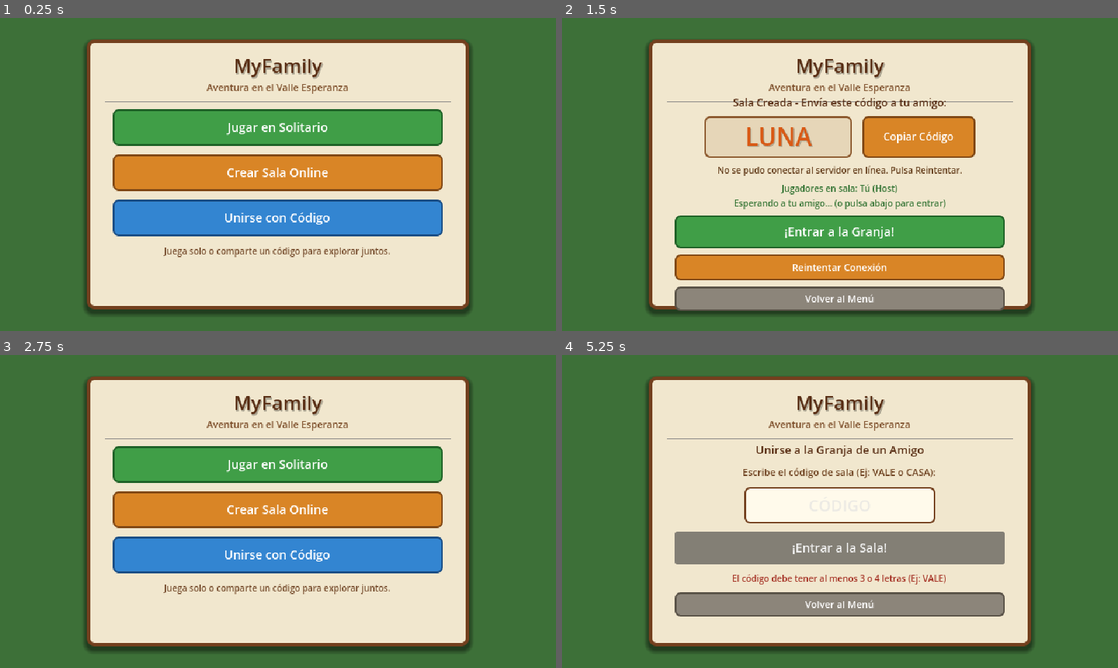
Above: before the commit, frames 1-4 (two rows, left to right).
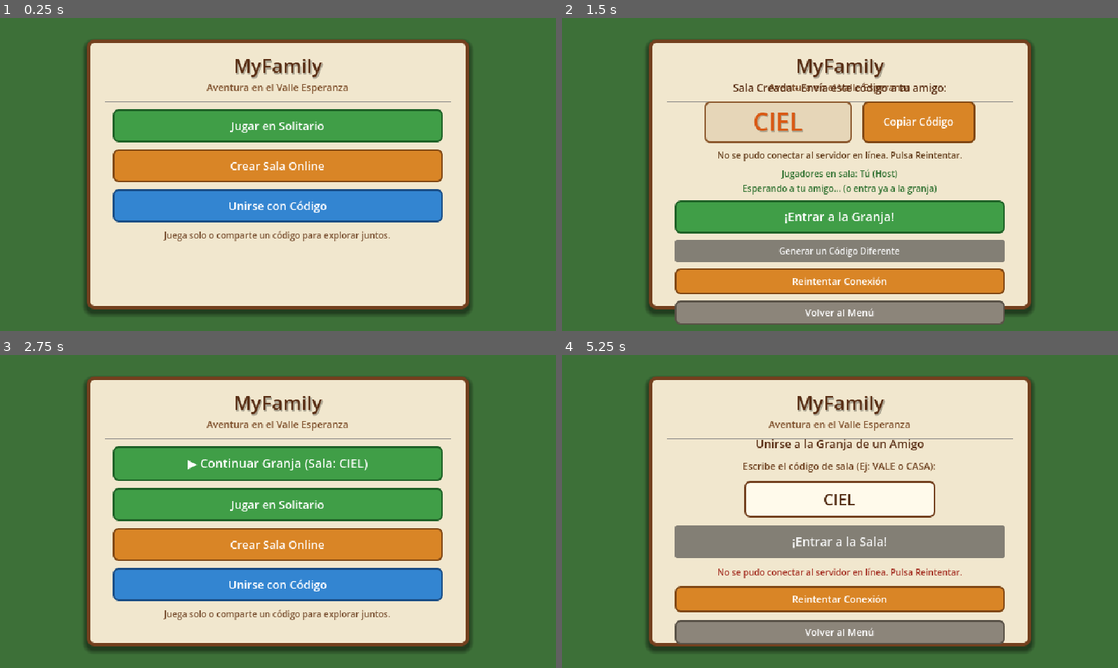
Above: after the commit, the same moments.

Repository: DiegoAzz/MyFamily2
Game: Godot game, scene res://scenes/main_menu.tscn
Two runs of this game, one before a commit and one after it. Both use one fixed random seed, a clock stepped at 60 frames per second and the inputs below.
Inputs (mouse positions are in pixels of both pictures, inside the frame that each line leads up to):
- Up to frame 1 (0.25 s): no input
- Up to frame 2 (1.5 s): click "Crear Sala Online" at 0.5 s; click (840, 249) at 1.25 s, where only the run after the commit has a clickable "Generar un Código Diferente"
- Up to frame 3 (2.75 s): click "Volver al Menú" at 2 s
- Up to frame 4 (5.25 s): click (840, 464) at 2.75 s, where only the run after the commit has a clickable "▶ Continuar Granja (Sala: CIE…"; click "Menú" at 3.5 s; click "Unirse con Código" at 4.25 s; click "¡Entrar a la Sala!" at 5 s

The runs differ from the first frame. In frame 1, 11% of the frame differs, in the area x 20-80%, y 33-77%; in frame 2, 24%, in the area x 20-80%, y 20-98%; in frame 3, 23%; in frame 4, 17%.

Commit message:
feat: persistencia completa de sala, progreso y posicion del jugador, boton Continuar en menu, y servidor HTTP/WS robusto

Diff:
--- a/scenes/main_menu.tscn
+++ b/scenes/main_menu.tscn
@@ -180,29 +180,38 @@
 anchor_bottom = 1.0
 grow_horizontal = 2
 grow_vertical = 2
-theme_override_constants/separation = 10
-
-[node name="SoloBtn" type="Button" parent="MainPanel/VBoxContainer"]
-custom_minimum_size = Vector2(0, 42)
+theme_override_constants/separation = 8
+
+[node name="ResumeBtn" type="Button" parent="MainPanel/VBoxContainer"]
+visible = false
+custom_minimum_size = Vector2(0, 40)
 layout_mode = 2
 theme_override_colors/font_color = Color(1, 1, 1, 1)
 theme_override_font_sizes/font_size = 14
 theme_override_styles/normal = SubResource("StyleBoxFlat_green_btn")
+text = "Continuar en la Granja"
+
+[node name="SoloBtn" type="Button" parent="MainPanel/VBoxContainer"]
+custom_minimum_size = Vector2(0, 38)
+layout_mode = 2
+theme_override_colors/font_color = Color(1, 1, 1, 1)
+theme_override_font_sizes/font_size = 13
+theme_override_styles/normal = SubResource("StyleBoxFlat_green_btn")
 text = "Jugar en Solitario"
 
 [node name="HostBtn" type="Button" parent="MainPanel/VBoxContainer"]
-custom_minimum_size = Vector2(0, 42)
-layout_mode = 2
-theme_override_colors/font_color = Color(1, 1, 1, 1)
-theme_override_font_sizes/font_size = 14
+custom_minimum_size = Vector2(0, 38)
+layout_mode = 2
+theme_override_colors/font_color = Color(1, 1, 1, 1)
+theme_override_font_sizes/font_size = 13
 theme_override_styles/normal = SubResource("StyleBoxFlat_amber_btn")
 text = "Crear Sala Online"
 
 [node name="JoinMenuBtn" type="Button" parent="MainPanel/VBoxContainer"]
-custom_minimum_size = Vector2(0, 42)
-layout_mode = 2
-theme_override_colors/font_color = Color(1, 1, 1, 1)
-theme_override_font_sizes/font_size = 14
+custom_minimum_size = Vector2(0, 38)
+layout_mode = 2
+theme_override_colors/font_color = Color(1, 1, 1, 1)
+theme_override_font_sizes/font_size = 13
 theme_override_styles/normal = SubResource("StyleBoxFlat_blue_btn")
 text = "Unirse con Código"
 
@@ -295,6 +304,14 @@
 theme_override_styles/normal = SubResource("StyleBoxFlat_green_btn")
 text = "¡Entrar a la Granja!"
 
+[node name="NewCodeBtn" type="Button" parent="CreatePanel/VBoxContainer"]
+custom_minimum_size = Vector2(0, 26)
+layout_mode = 2
+theme_override_colors/font_color = Color(0.4, 0.25, 0.1, 1)
+theme_override_font_sizes/font_size = 10
+theme_override_styles/normal = SubResource("StyleBoxFlat_code_box")
+text = "Generar un Código Diferente"
+
 [node name="RetryBtn" type="Button" parent="CreatePanel/VBoxContainer"]
 visible = false
 custom_minimum_size = Vector2(0, 30)
--- a/scripts/main_menu.gd
+++ b/scripts/main_menu.gd
@@ -5,6 +5,7 @@
 @onready var join_panel: Control = $JoinPanel
 
 # Botones del menú principal
+@onready var resume_btn: Button = $MainPanel/VBoxContainer/ResumeBtn
 @onready var solo_btn: Button = $MainPanel/VBoxContainer/SoloBtn
 @onready var host_btn: Button = $MainPanel/VBoxContainer/HostBtn
 @onready var join_menu_btn: Button = $MainPanel/VBoxContainer/JoinMenuBtn
@@ -15,6 +16,7 @@
 @onready var copy_code_btn: Button = $CreatePanel/VBoxContainer/CodeContainer/CopyCodeBtn
 @onready var players_label: Label = $CreatePanel/VBoxContainer/PlayersLabel
 @onready var start_game_btn: Button = $CreatePanel/VBoxContainer/StartGameBtn
+@onready var new_code_btn: Button = $CreatePanel/VBoxContainer/NewCodeBtn
 @onready var retry_create_btn: Button = $CreatePanel/VBoxContainer/RetryBtn
 @onready var back_from_create_btn: Button = $CreatePanel/VBoxContainer/BackBtn
 
@@ -28,8 +30,6 @@
 var net_mgr: Node = null
 
 func _ready() -> void:
-	show_main_panel()
-
 	net_mgr = get_node_or_null("/root/NetworkManager")
 	if not net_mgr:
 		net_mgr = get_tree().get_first_node_in_group("network_manager")
@@ -41,12 +41,14 @@
 		net_mgr.player_joined_room.connect(_on_player_joined_room)
 		net_mgr.connection_status_changed.connect(_on_net_status_changed)
 
+	resume_btn.pressed.connect(_on_enter_world)
 	solo_btn.pressed.connect(_on_solo_pressed)
 	host_btn.pressed.connect(_on_host_pressed)
 	join_menu_btn.pressed.connect(_on_join_menu_pressed)
 
 	copy_code_btn.pressed.connect(_on_copy_code_pressed)
 	start_game_btn.pressed.connect(_on_enter_world)
+	new_code_btn.pressed.connect(_on_new_code_pressed)
 	retry_create_btn.pressed.connect(_on_retry_create_pressed)
 	back_from_create_btn.pressed.connect(_on_back_pressed)
 
@@ -56,10 +58,19 @@
 	code_input.text_submitted.connect(func(_t): _on_confirm_join_pressed())
 	code_input.text_changed.connect(_on_code_input_changed)
 
+	show_main_panel()
+
 func show_main_panel() -> void:
 	main_panel.visible = true
 	create_panel.visible = false
 	join_panel.visible = false
+
+	# Verificar si hay una partida persistente o activa para mostrar el botón de Continuar
+	if net_mgr and not net_mgr.current_room_code.is_empty():
+		resume_btn.text = "▶ Continuar Granja (Sala: " + net_mgr.current_room_code + ")"
+		resume_btn.visible = true
+	else:
+		resume_btn.visible = false
 
 func show_create_panel() -> void:
 	main_panel.visible = false
@@ -70,17 +81,28 @@
 
 	if net_mgr and not net_mgr.current_room_code.is_empty():
 		room_code_label.text = net_mgr.current_room_code
+		create_status_label.text = "Sala activa y persistente."
 	else:
-		room_code_label.text = "VALE"
-
-	create_status_label.text = "Conectando al servidor en línea..."
-	players_label.text = "Jugadores en sala: Tú (Host)\nEsperando a tu amigo... (o pulsa abajo para entrar)"
+		if net_mgr:
+			net_mgr.create_room()
+		room_code_label.text = net_mgr.current_room_code if net_mgr else "VALE"
+		create_status_label.text = "Conectando al servidor en línea..."
+
+	players_label.text = "Jugadores en sala: Tú (Host)\nEsperando a tu amigo... (o entra ya a la granja)"
 
 func show_join_panel() -> void:
 	main_panel.visible = false
 	create_panel.visible = false
 	join_panel.visible = true
-	code_input.text = ""
+
+	# Persistencia: Pre-rellenar con el último código usado si existe
+	if net_mgr and not net_mgr.last_joined_code.is_empty():
+		code_input.text = net_mgr.last_joined_code
+	elif net_mgr and not net_mgr.current_room_code.is_empty():
+		code_input.text = net_mgr.current_room_code
+	else:
+		code_input.text = ""
+
 	join_status_label.text = "Introduce el código de 4 letras que te dio tu amigo"
 	confirm_join_btn.disabled = false
 	retry_join_btn.visible = false
@@ -92,15 +114,20 @@
 
 func _on_host_pressed() -> void:
 	if net_mgr:
-		net_mgr.create_room()
+		net_mgr.create_room(false)
 	show_create_panel()
+
+func _on_new_code_pressed() -> void:
+	if net_mgr:
+		net_mgr.create_room(true)
+		room_code_label.text = net_mgr.current_room_code
+		create_status_label.text = "Nuevo código generado. Conectando..."
 
 func _on_join_menu_pressed() -> void:
 	show_join_panel()
 
 func _on_back_pressed() -> void:
-	if net_mgr:
-		net_mgr.disconnect_network()
+	# Al volver al menú no destruimos la sala para permitir que persista
 	show_main_panel()
 
 func _on_retry_create_pressed() -> void:
@@ -144,7 +171,7 @@
 func _on_confirm_join_pressed() -> void:
 	var code = code_input.text.to_upper().strip_edges()
 	if code.length() < 3:
-		join_status_label.text = "El código debe tener al menos 3 o 4 letras (Ej: VALE)"
+		join_status_label.text = "El código debe tener al menos 3 o 4 letras (Ej: VALE o PATO)"
 		return
 	join_status_label.text = "Conectando y buscando la sala " + code + "..."
 	confirm_join_btn.disabled = true
--- a/scripts/network_manager.gd
+++ b/scripts/network_manager.gd
@@ -13,6 +13,7 @@
 var current_room_code: String = ""
 var is_multiplayer_active: bool = false
 var is_host: bool = false
+var last_joined_code: String = ""
 
 enum PendingAction { NONE, CREATE, JOIN }
 var pending_action: PendingAction = PendingAction.NONE
@@ -31,6 +32,7 @@
 
 func _ready() -> void:
 	my_client_id = str(randi() % 90000 + 10000)
+	load_game_state()
 
 func generate_code() -> String:
 	return FRIENDLY_CODES[randi() % FRIENDLY_CODES.size()]
@@ -57,13 +59,15 @@
 		connection_status_changed.emit("Error al iniciar conexión: %s" % error_string(err))
 		room_error.emit("No se pudo iniciar la conexión: " + error_string(err))
 
-func create_room() -> void:
-	# Generar el código inmediatamente para que el jugador NUNCA vea la pantalla vacía
-	if current_room_code.is_empty():
+func create_room(force_new: bool = false) -> void:
+	# Si ya tenemos un código persistente y no estamos forzando uno nuevo, conservarlo
+	if force_new or current_room_code.is_empty():
 		current_room_code = generate_code()
+
 	is_multiplayer_active = true
 	is_host = true
 	pending_action = PendingAction.CREATE
+	save_game_state()
 
 	if socket.get_ready_state() == WebSocketPeer.STATE_OPEN:
 		_send_create_room()
@@ -74,6 +78,9 @@
 	pending_action = PendingAction.JOIN
 	pending_join_code = code.to_upper().strip_edges()
 	current_room_code = pending_join_code
+	last_joined_code = pending_join_code
+	is_host = false
+	save_game_state()
 
 	if socket.get_ready_state() == WebSocketPeer.STATE_OPEN:
 		_send_join_room()
@@ -91,10 +98,16 @@
 
 func start_solo_mode() -> void:
 	is_multiplayer_active = false
-	current_room_code = ""
 	is_host = false
 	pending_action = PendingAction.NONE
-	disconnect_network()
+	save_game_state()
+	# En solitario desconectamos red
+	socket.close()
+	is_connected_to_server = false
+	for id in remote_players.keys():
+		if is_instance_valid(remote_players[id]):
+			remote_players[id].queue_free()
+	remote_players.clear()
 
 func _send_create_room() -> void:
 	pending_action = PendingAction.NONE
@@ -163,6 +176,7 @@
 			current_room_code = str(data.get("code", current_room_code))
 			is_multiplayer_active = true
 			is_host = true
+			save_game_state()
 			room_created.emit(current_room_code)
 			connection_status_changed.emit("¡Sala lista en línea! Código: " + current_room_code)
 
@@ -170,6 +184,7 @@
 			current_room_code = str(data.get("code", current_room_code))
 			is_multiplayer_active = true
 			is_host = false
+			save_game_state()
 			room_joined.emit(current_room_code)
 			connection_status_changed.emit("¡Te has unido a la sala: " + current_room_code + "!")
 
@@ -241,11 +256,46 @@
 			remote_players[client_id].queue_free()
 		remote_players.erase(client_id)
 
-func disconnect_network() -> void:
+func leave_room_and_reset() -> void:
 	socket.close()
 	is_connected_to_server = false
 	current_room_code = ""
+	is_multiplayer_active = false
+	is_host = false
+	pending_action = PendingAction.NONE
+	save_game_state()
 	for id in remote_players.keys():
 		if is_instance_valid(remote_players[id]):
 			remote_players[id].queue_free()
 	remote_players.clear()
+
+# ================= PERSISTENCIA LOCAL (user://savegame.json) =================
+func save_game_state(pos: Vector2 = Vector2.ZERO) -> void:
+	var save_dict = {
+		"room_code": current_room_code,
+		"is_host": is_host,
+		"is_multiplayer": is_multiplayer_active,
+		"last_joined_code": last_joined_code,
+		"pos_x": pos.x if pos != Vector2.ZERO else 0.0,
+		"pos_y": pos.y if pos != Vector2.ZERO else 15.0
+	}
+	var file = FileAccess.open("user://savegame.json", FileAccess.WRITE)
+	if file:
+		file.store_string(JSON.stringify(save_dict))
+		file.close()
+
+func load_game_state() -> Dictionary:
+	if not FileAccess.file_exists("user://savegame.json"):
+		return {}
+	var file = FileAccess.open("user://savegame.json", FileAccess.READ)
+	if file:
+		var content = file.get_as_text()
+		file.close()
+		var data = JSON.parse_string(content)
+		if data and typeof(data) == TYPE_DICTIONARY:
+			current_room_code = str(data.get("room_code", ""))
+			is_host = bool(data.get("is_host", false))
+			is_multiplayer_active = bool(data.get("is_multiplayer", false))
+			last_joined_code = str(data.get("last_joined_code", ""))
+			return data
+	return {}
--- a/scripts/player.gd
+++ b/scripts/player.gd
@@ -35,6 +35,15 @@
 		var ev_enter = InputEventKey.new()
 		ev_enter.physical_keycode = KEY_ENTER
 		InputMap.action_add_event("interact", ev_enter)
+
+	# Restaurar posición persistente si existe
+	var net_mgr = get_node_or_null("/root/NetworkManager")
+	if net_mgr and net_mgr.has_method("load_game_state"):
+		var data = net_mgr.load_game_state()
+		if data.has("pos_x") and data.has("pos_y"):
+			var saved_p = Vector2(data["pos_x"], data["pos_y"])
+			if saved_p != Vector2.ZERO:
+				global_position = saved_p
 
 	update_animation(false)
 
--- a/scripts/room_info_hud.gd
+++ b/scripts/room_info_hud.gd
@@ -19,8 +19,8 @@
 
 func _on_menu_pressed() -> void:
 	var net_mgr = get_node_or_null("/root/NetworkManager")
-	if not net_mgr:
-		net_mgr = get_tree().get_first_node_in_group("network_manager")
-	if net_mgr and net_mgr.has_method("disconnect_network"):
-		net_mgr.disconnect_network()
+	var player = get_tree().get_first_node_in_group("player")
+	if net_mgr and player:
+		net_mgr.save_game_state(player.global_position)
+	# No destruimos la sala ni la conexión: se mantiene activa para que al pulsar 'Continuar' no se pierda nada
 	get_tree().change_scene_to_file("res://scenes/main_menu.tscn")
Not shown, changed: build/web/MyFamily.html
Not shown, changed: build/web/MyFamily.pck
Not shown, changed: build/web/index.html
Not shown, changed: server/relay.js
